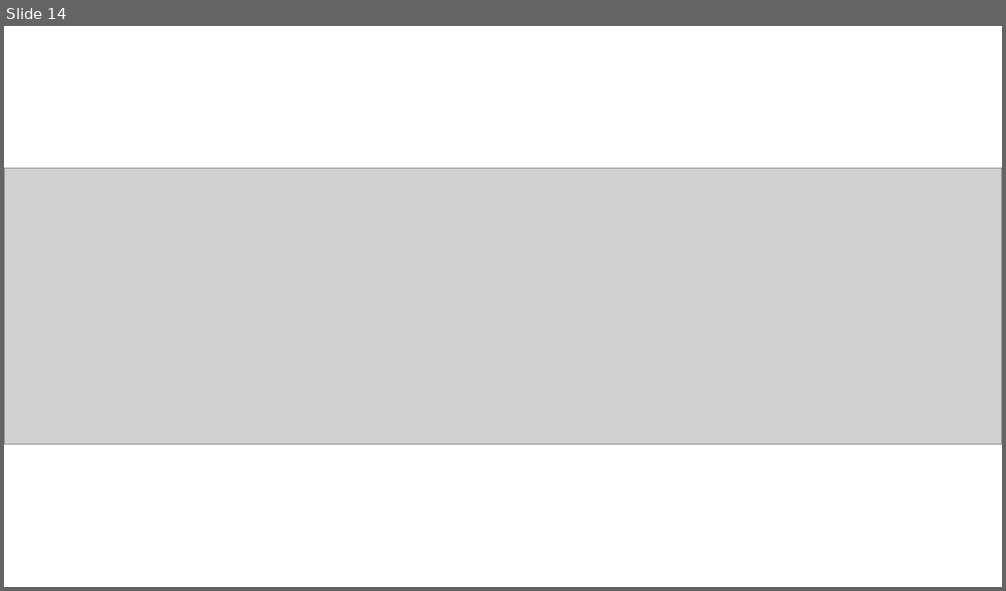
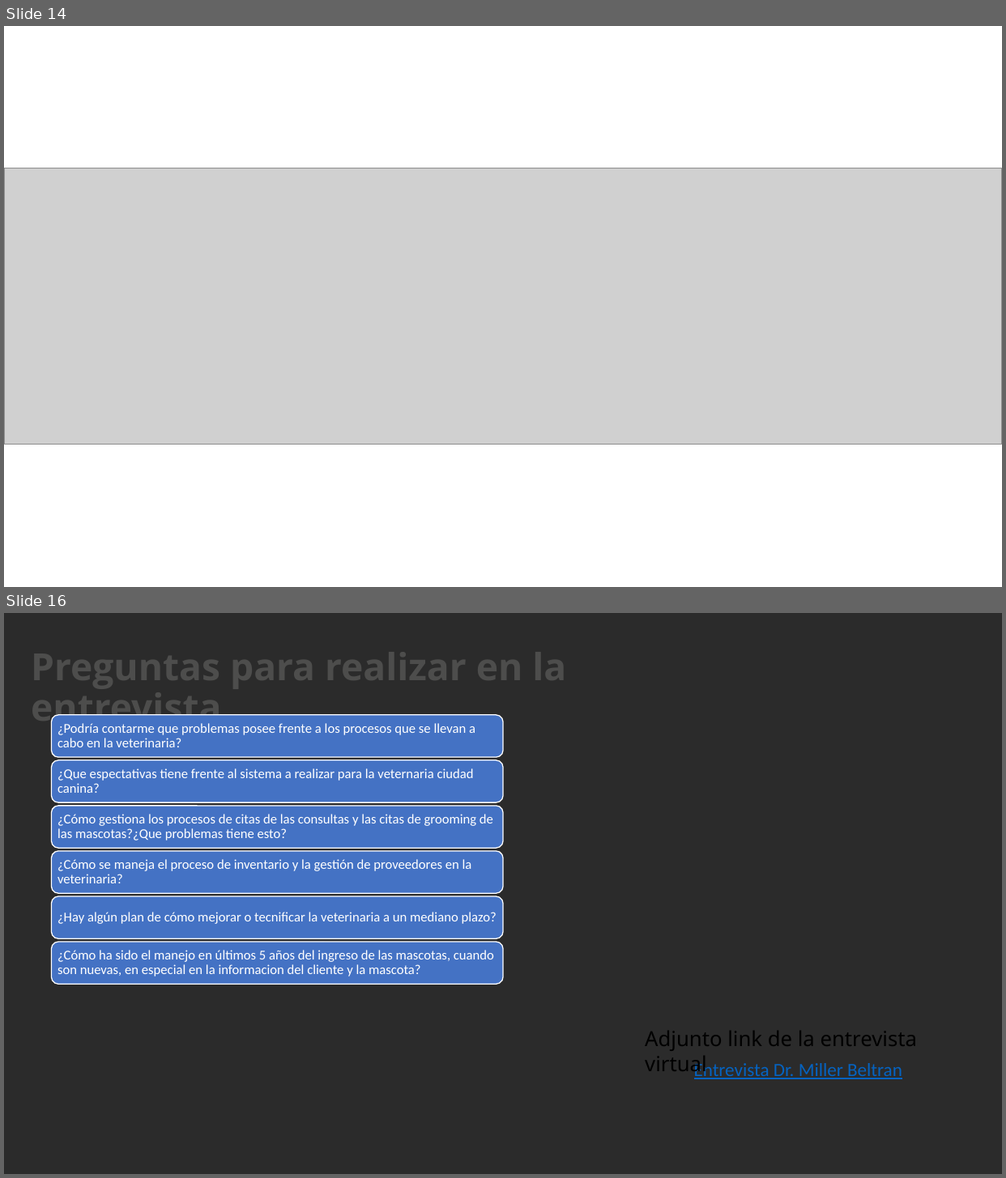
Before and after one commit to MrLeeHub2006/JAME, a slide deck: JAME.pptx. Shown one above the other, each under a label of ours: slide 14 before the commit, slides 14 and 16 after it; the slides between them are not shown. The pictures are 1006x591 and 1006x1178 pixels, drawn with LibreOffice and Linux fonts; fonts in the diff are those of the drawing; grey boxes stand for pictures; background and template pictures are left out; a plain dark background stands for a picture behind light text. Boxes give left, top, right and bottom in pixels: in the first picture for what was removed or moved away, otherwise in the second. Text is boxed around its words. In the diff, an @@ line names an element or a change of style, - is before the commit and + after.

```diff
--- a/JAME.pptx
+++ b/JAME.pptx
@@ slide 16 added at (x1=4, y1=613, x2=1002, y2=1174), background picture (left out) @@
@@ text added at (x1=31, y1=714, x2=221, y2=730), 36 pt, text #4D4D4C, bold @@
+Preguntas para realizar en la entrevista
@@ group added at (x1=51, y1=715, x2=503, y2=984): 6 rounded rectangles, 6 texts @@
+¿Podría contarme que problemas posee frente a los procesos que se llevan a cabo en la veterinaria?
+¿Que espectativas tiene frente al sistema a realizar para la veternaria ciudad canina?
+¿Cómo gestiona los procesos de citas de las consultas y las citas de grooming de las mascotas?¿Que problemas tiene esto?
+¿Cómo se maneja el proceso de inventario y la gestión de proveedores en la veterinaria?
+¿Hay algún plan de cómo mejorar o tecnificar la veterinaria a un mediano plazo?
+¿Cómo ha sido el manejo en últimos 5 años del ingreso de las mascotas, cuando son nuevas, en especial en la informacion del cliente y la mascota?
@@ text added at (x1=645, y1=1031, x2=917, y2=1076), 20 pt, text #000000 @@
+Adjunto link de la entrevista virtual
@@ text added at (x1=694, y1=1061, x2=902, y2=1080), 18 pt, text #0563C1, underline @@
+Entrevista Dr. Miller Beltran
```
Also in this commit, not shown: 8 slides changed, 2 other slides added, 2 slides removed.
